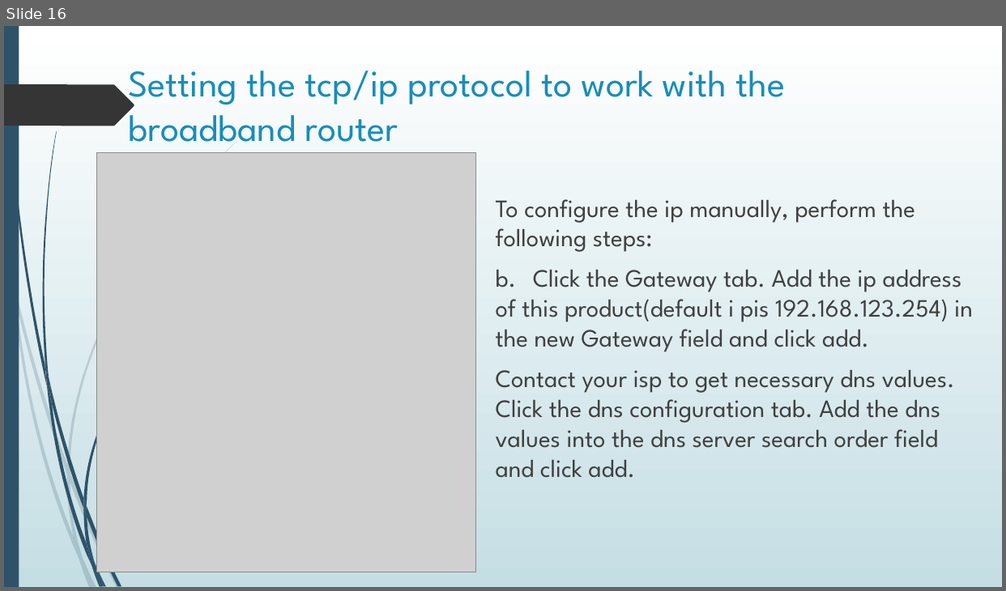
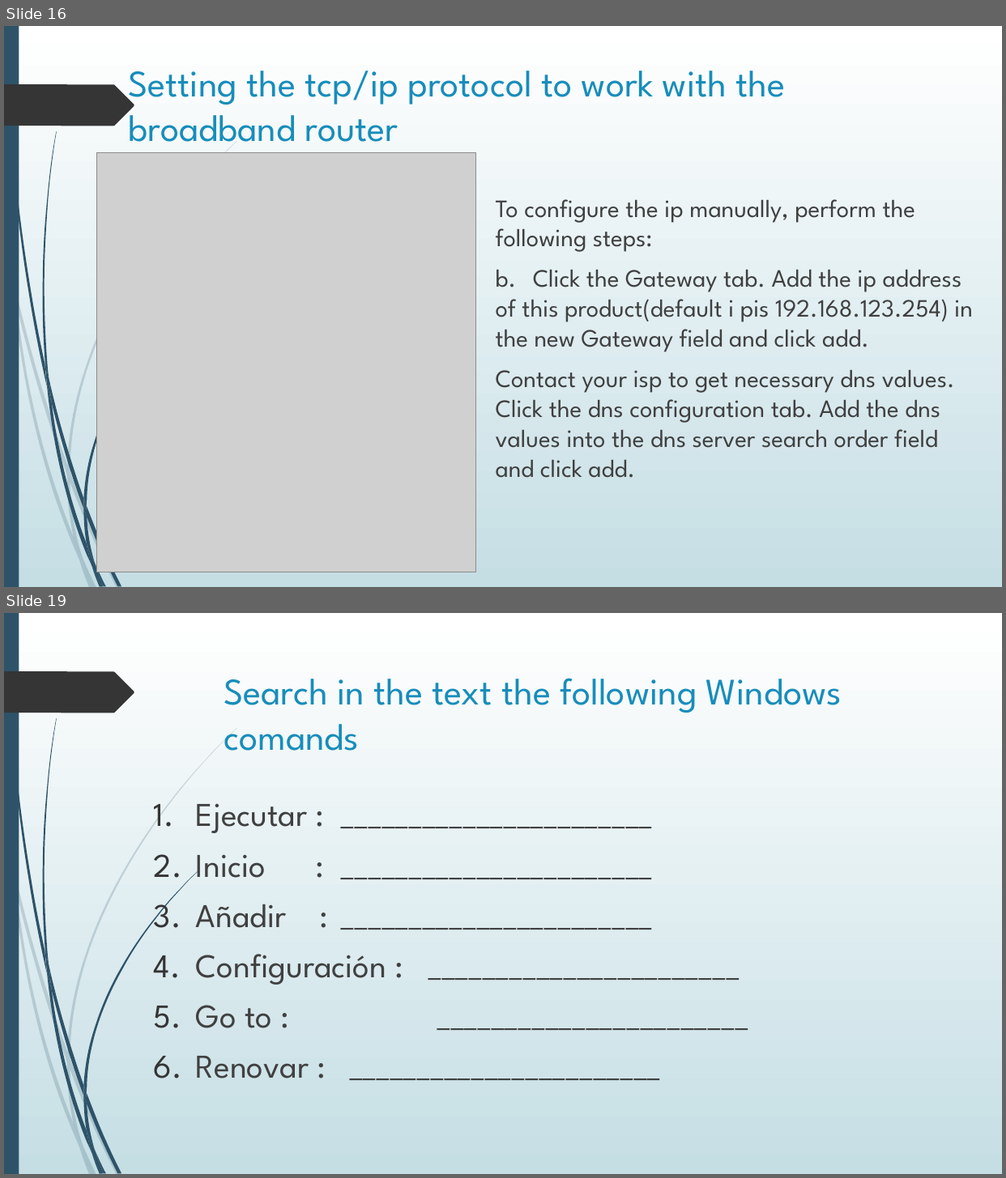
Before and after one commit to mxcat1/Archivos-Semestre5, a slide deck: COMUNICACION EMPRESARIAL/Broadband router user guide.pptx. Shown one above the other, each under a label of ours: slide 16 before the commit, slides 16 and 19 after it; the slides between them are not shown. The pictures are 1006x591 and 1006x1178 pixels, drawn with LibreOffice and Linux fonts; fonts in the diff are those of the drawing; grey boxes stand for pictures. Boxes give left, top, right and bottom in pixels: in the first picture for what was removed or moved away, otherwise in the second. Text is boxed around its words. In the diff, an @@ line names an element or a change of style, - is before the commit and + after.

```diff
--- a/COMUNICACION EMPRESARIAL/Broadband router user guide.pptx
+++ b/COMUNICACION EMPRESARIAL/Broadband router user guide.pptx
@@ slide 19 added at [4,613,1002,1174], background gradient #FFFFFF to #C5DEE5; not listed: 24 template elements that a slide beside it also shows @@
@@ title added at [224,678,842,751], 36 pt, text #178DBB @@
+Search in the text the following Windows comands
@@ text added at [196,803,386,1079], 32 pt, text #404040 @@
+1. Ejecutar : _______________________
+2. Inicio : _______________________
+3. Añadir : _______________________
+4. Configuración : _______________________
+5. Go to : _______________________
+6. Renovar : _______________________
```
Also in this commit, not shown: 2 other slides added, 5 other files.
